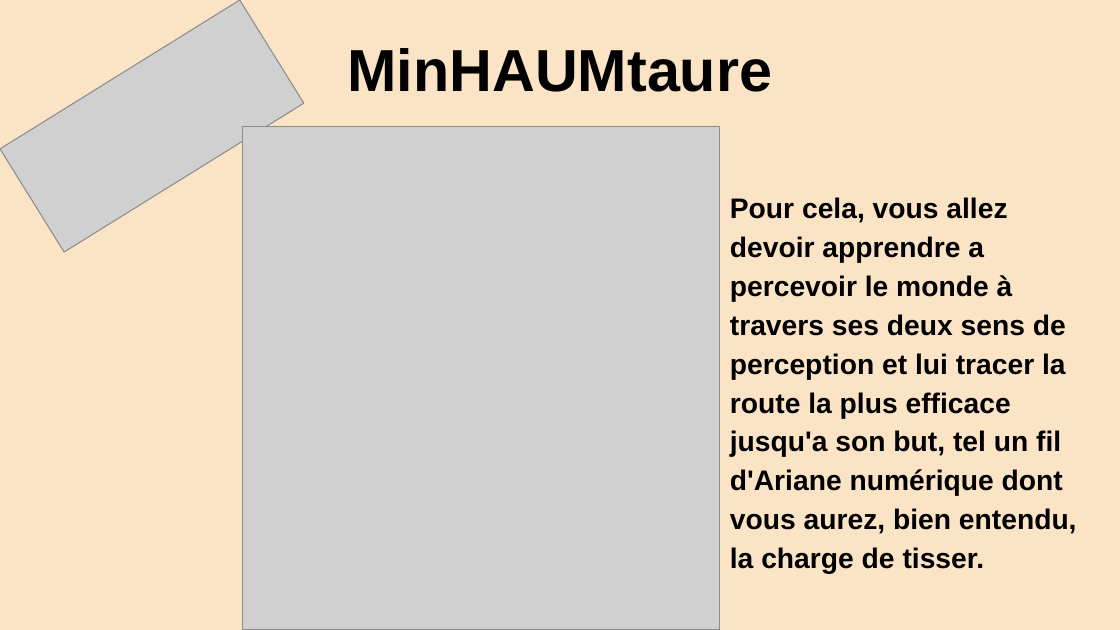
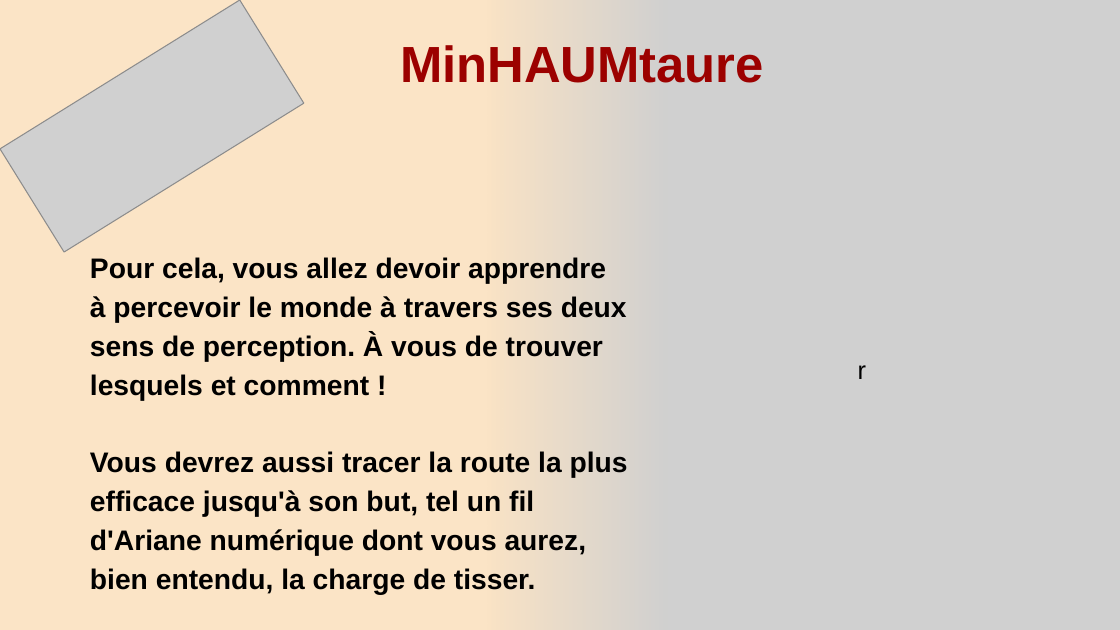
Before and after one commit to haum/24hc25, a slide deck: slide 3 of Sujet/presentation_Haum.odp. Drawn at 1120x630 pixels with LibreOffice and Linux fonts; fonts in the diff are those of the drawing; grey boxes stand for pictures. Boxes give left, top, right and bottom in pixels: in the first picture for what was removed or moved away, otherwise in the second. Text is boxed around its words. In the diff, an @@ line names an element or a change of style, - is before the commit and + after.

Commit message:
Correction and design adjustments of presentation slides

```diff
--- a/Sujet/presentation_Haum.odp
+++ b/Sujet/presentation_Haum.odp
@@ title "MinHAUMtaure": place and size @@
-title "MinHAUMtaure" at <box>348,48,773,92</box>
+title "MinHAUMtaure" at <box>400,42,764,93</box>
@@ title "MinHAUMtaure" at <box>400,42,764,93</box>: size 42 to 36 pt, text colour #000000 to #9C0100 @@
@@ rectangle added at <box>488,0,668,630</box>, fill gradient #FBE4C6 @@
@@ picture "r": place and size @@
-picture "r" at <box>243,127,721,630</box>
+picture "r" at <box>492,0,1120,630</box>
@@ text at <box>90,257,628,595</box>: text changed @@
-Pour cela, vous allez devoir apprendre a percevoir le monde à travers ses deux sens de perception et lui tracer la route la plus efficace jusqu'a son but, tel un fil d'Ariane numérique dont vous aurez, bien entendu, la charge de tisser.
+Pour cela, vous allez devoir apprendre à percevoir le monde à travers ses deux sens de perception. À vous de trouver lesquels et comment !
+Vous devrez aussi tracer la route la plus efficace jusqu'à son but, tel un fil d'Ariane numérique dont vous aurez, bien entendu, la charge de tisser.
@@ text in picture at <box>858,365,866,379</box>: text added @@
+r
```
Also in this commit, not shown: 2 other slides changed.
